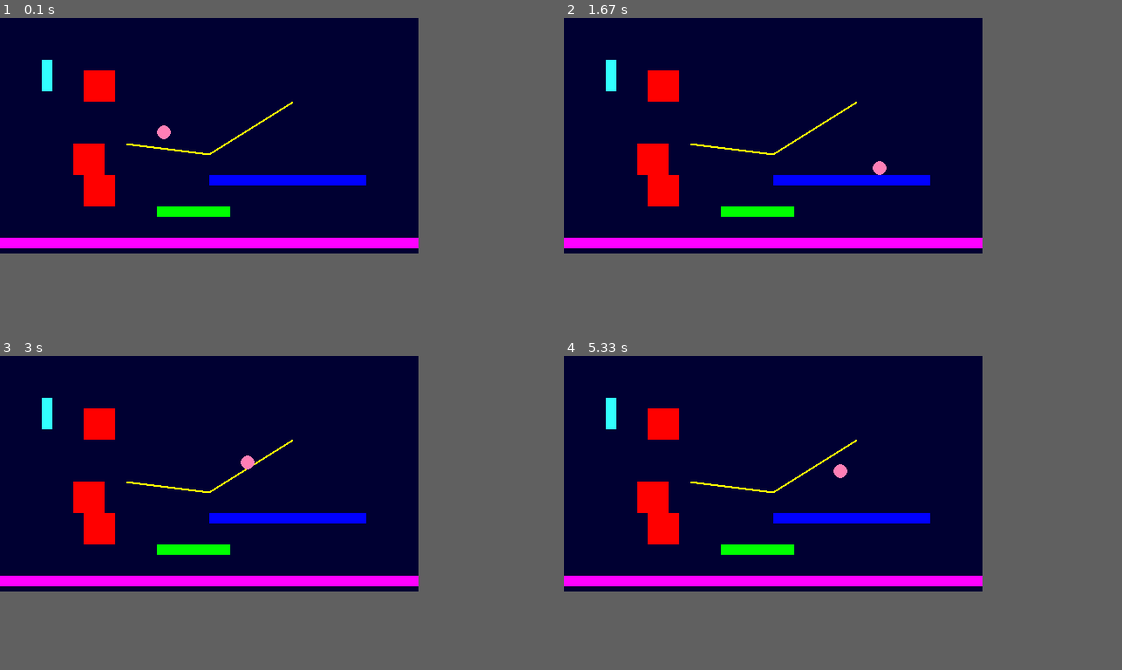
Above: before the commit, frames 1-4 (two rows, left to right).
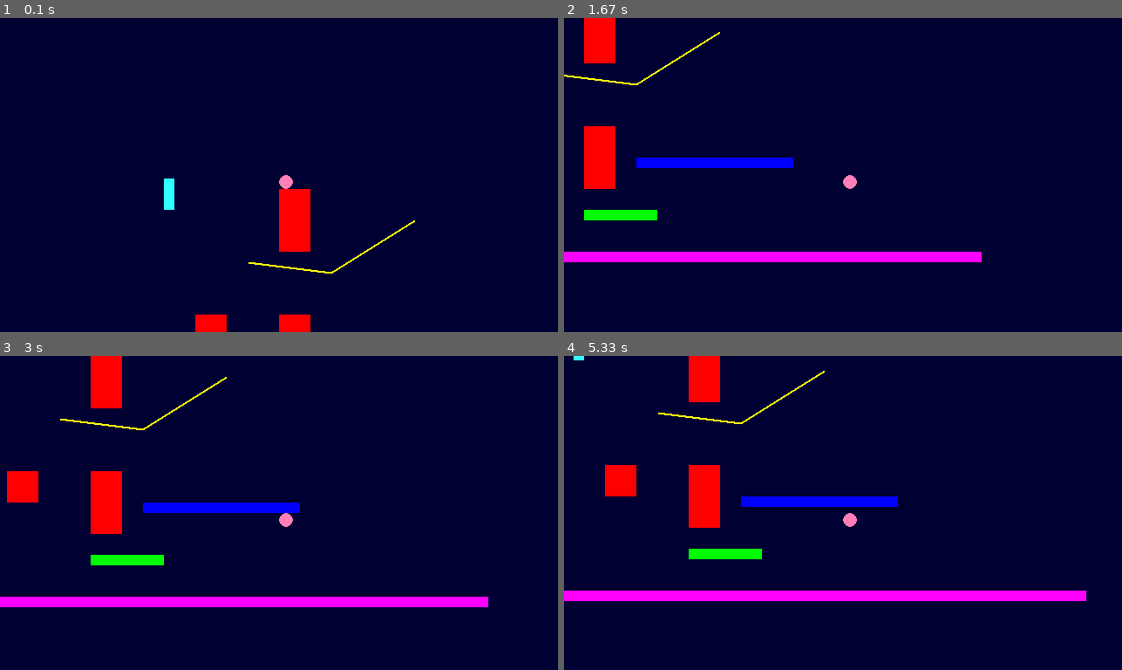
Above: after the commit, the same moments.

Repository: ElMaikina/code-pygame
Game: pygame game, started from main.py
Two runs of this game, one before a commit and one after it. Both use one fixed random seed, a clock stepped at 60 frames per second and the inputs below.
Inputs:
- Up to frame 1 (0.1 s): no input
- Up to frame 2 (1.67 s): hold Right 0.33-0.8 s; hold Right 0.83-1.3 s; tap X at 0.9, 1.2, 1.4 s; hold Left from 1.33 s (still down)
- Up to frame 3 (3 s): tap X at 1.7, 1.97, 2.27, 2.4, 2.7 s; release Left at 1.87 s; hold Left 1.9-2.3 s; hold Right 2.33-2.97 s
- Up to frame 4 (5.33 s): hold Left 3-3.47 s; tap X at 3.07, 3.37, 3.57, 3.87, 4.07, 4.37, 4.57, 4.87, 5.13 s; hold Right 3.5-3.97 s; hold Right 4-4.47 s; hold Left 4.5-5.03 s; hold Left from 5.07 s (still down)
The window is 480x270 before the commit and 640x360 after it. Grey fills any space a smaller window leaves; there, only what the larger window draws over its background counts as a difference.

The runs differ from the first frame. In frame 1, 7.9% of the frame differs, in the area x 0-75%, y 13-100%; in frame 2, 12%; in frame 3, 12%; in frame 4, 13%, in the area x 0-94%, y 0-79%.

Commit message:
camera follows player

Diff:
--- a/game.py
+++ b/game.py
@@ -31,7 +31,6 @@
         self.width = math.hypot(dx, dy)
         self.angle = math.atan(dy / dx)
         angle = self.angle * 180 / np.pi
-        print(angle)
         self.height = 2
         self.img = pg.Surface((self.width, self.height), pg.SRCALPHA)
         self.img.fill(rgb)
--- a/main.py
+++ b/main.py
@@ -14,29 +14,34 @@
 scale = 3
 grid = 12
 time = 1
-fps = 60
+fps = 120
 
-window_size = np.array([480, 270])
+window_width = 640
+window_height = 360
+window_size = np.array([window_width, window_height])
 
 # Creates a display
 display = pg.display.set_mode(window_size)
 pg.display.set_caption('Game')
 
 blocks = []
+
 rgb = (255, 0, 255)
-blocks.append(Block(grid, 0, 21, 40, 1, rgb))
+blocks.append(Block(grid, 0, 29, 53, 1, rgb))
+
 rgb = (0, 255, 0)
-blocks.append(Block(grid, 15, 18, 7, 1, rgb))
+blocks.append(Block(grid, 15, 25, 7, 1, rgb))
+
 rgb = (0, 0, 255)
-blocks.append(Block(grid, 20, 15, 15, 1, rgb))
-rgb = (255, 255, 0)
-#blocks.append(Block(grid, 24, 10, 5, 3, rgb))
+blocks.append(Block(grid, 20, 20, 15, 1, rgb))
+
 rgb = (50, 255, 255)
 blocks.append(Block(grid, 4, 4, 1, 3, rgb))
+
 rgb = (255, 0, 0)
-blocks.append(Block(grid, 7, 12, 3, 3, rgb))
-blocks.append(Block(grid, 8, 15, 3, 3, rgb))
-blocks.append(Block(grid, 8, 5, 3, 3, rgb))
+blocks.append(Block(grid, 7, 17, 3, 3, rgb))
+blocks.append(Block(grid, 15, 17, 3, 6, rgb))
+blocks.append(Block(grid, 15, 5, 3, 6, rgb))
 
 angled = []
 rgb = (255, 255, 0)
@@ -49,8 +54,8 @@
 acc = 0.2
 fri = 0.1
 wlk = 3
-run = 6
-gf = 0.2
+run = 5
+gf = 0.1
 gl = grid
 js = -4
 x = 15
@@ -74,17 +79,19 @@
 
     display.fill((0,0,50))
 
+    # Make the player move
+    player.move(grid, blocks, angled)
+    player_x = player.rect.x
+    player_y = player.rect.y
+
     # Draws all of the sprites in the stage
     for object in objects:
-        x = object.rect.left
-        y  = object.rect.top
+        x = object.rect.left - player_x + window_width/2
+        y  = object.rect.top - player_y + window_height/2
         display.blit(object.img, (x, y))
 
-    # Make the player move
-    player.move(grid, blocks, angled)
-    x = player.rect.x
-    y  = player.rect.y
-    display.blit(player.img, (x, y))
+    # Draw the player last so it's over everything else
+    display.blit(player.img, (window_width / 2, window_height / 2))
 
     pg.display.update()
     clock.tick(fps)
